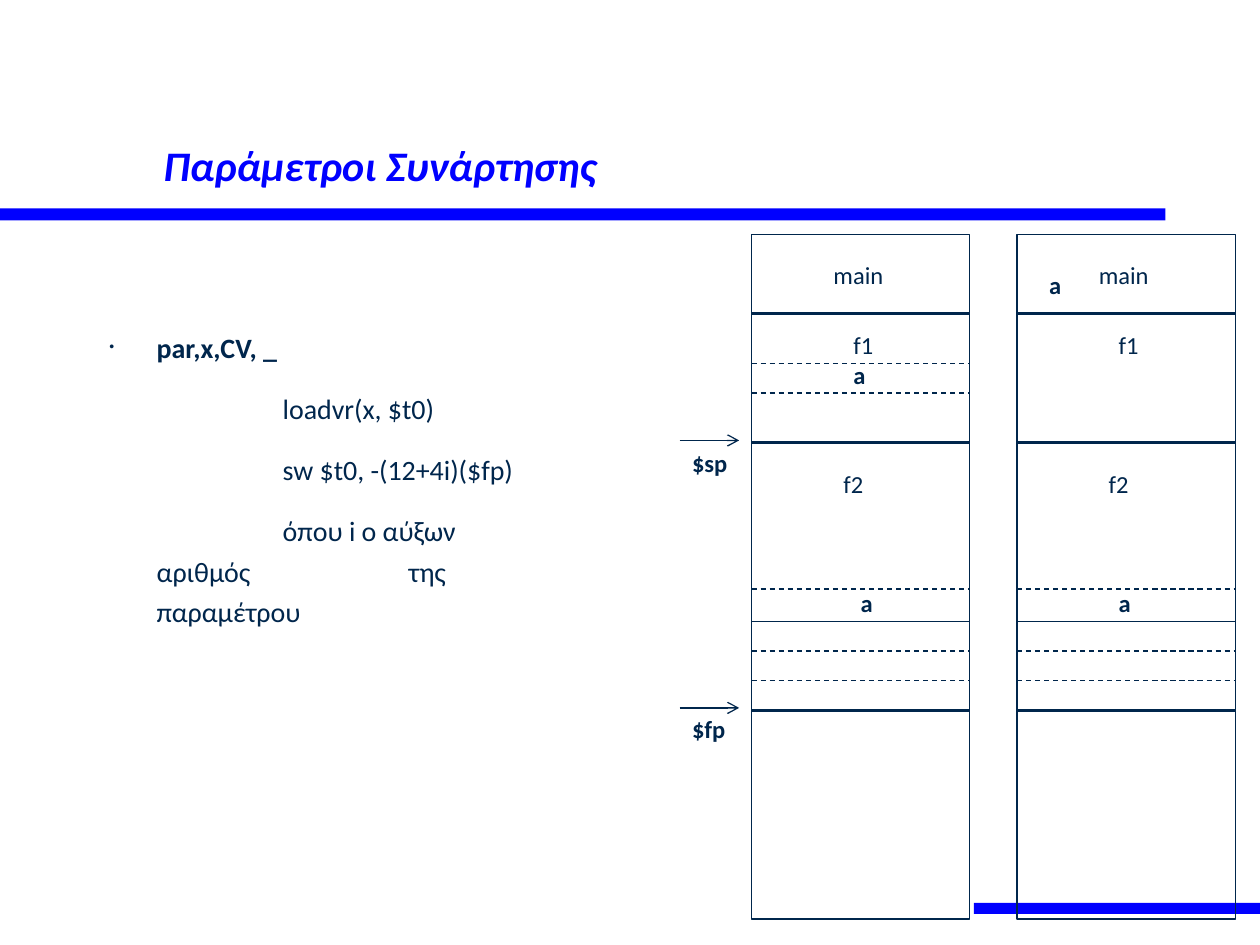
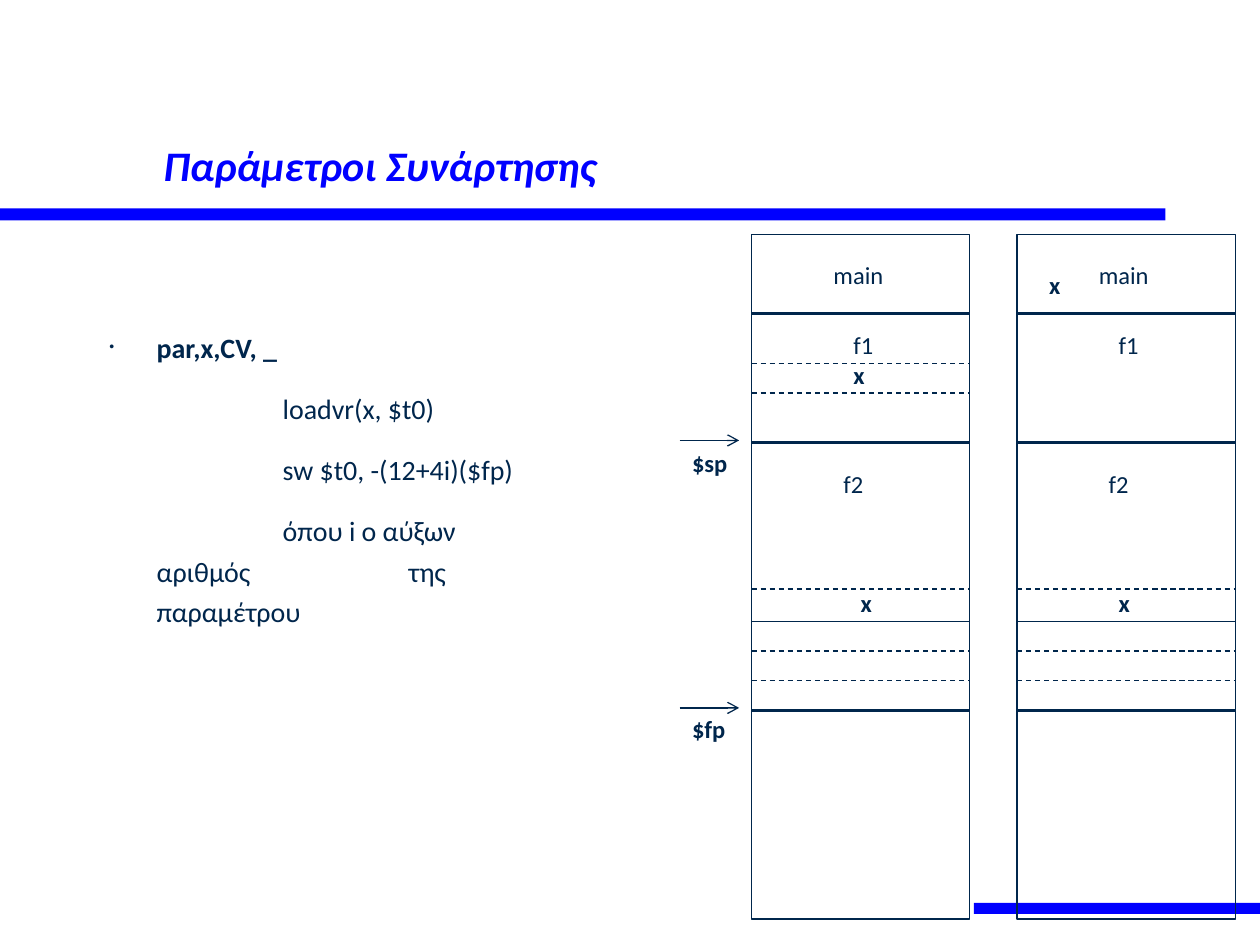
Before and after one commit to ketoglou/mlc, a slide deck: slide 31 of documents/course/Παραγωγή Τελικού Κώδικα.pptx. Drawn at 1260x945 pixels with LibreOffice and Linux fonts; fonts in the diff are those of the drawing. Boxes give left, top, right and bottom in pixels: in the first picture for what was removed or moved away, otherwise in the second. Text is boxed around its words. In the diff, an @@ line names an element or a change of style, - is before the commit and + after.

```diff
--- a/documents/course/Παραγωγή Τελικού Κώδικα.pptx
+++ b/documents/course/Παραγωγή Τελικού Κώδικα.pptx
@@ text at box(1049, 282, 1060, 294): text changed @@
-a
+x
@@ text at box(853, 372, 864, 384): text changed @@
-a
+x
@@ text at box(861, 600, 872, 612): text changed @@
-a
+x
@@ text at box(1119, 600, 1130, 612): text changed @@
-a
+x
```
Also in this commit, not shown: 12 other slides changed, 11 other files.
